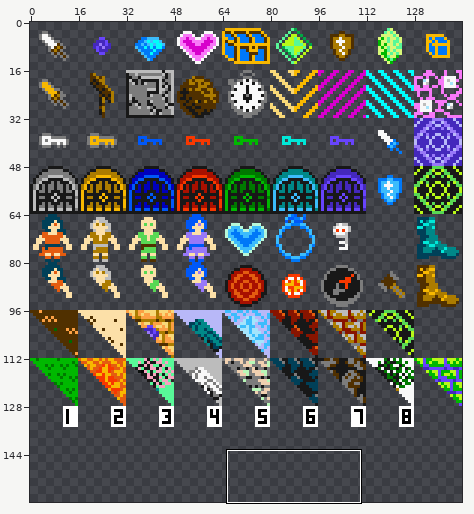
Sprite sheet -- TilesetImages/tileset_item.png. The first picture is a wide view before the edit; the outline marks the close-up.
Close-up. Old version:
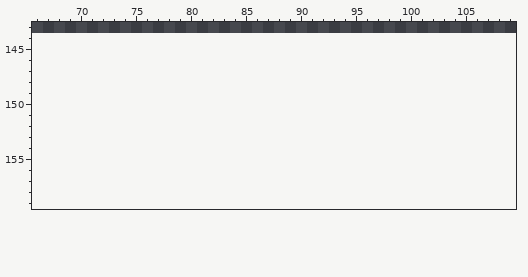
The file is 144x144 pixels. Colours within 5 levels of each other are drawn and written as one. Shown: x 66..109, y 143..159. The old version is drawn lined up with the new one, on the new canvas. The commit also changed other parts of the picture, which this record leaves out.
Palette (. is transparent): 
New version:
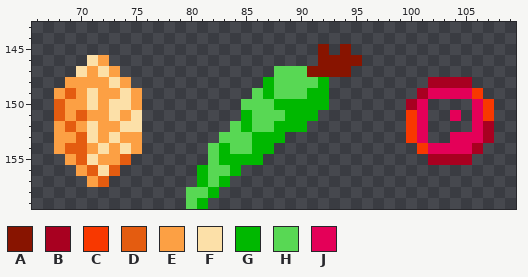
Colours new in this view: A #881400  B #a80020  C #f83800  D #e45c10  E #fca044  F #fce0a8  G #00b800  H #58d854  J #e40058
Changes in this commit:
{"change": "canvas 144x144 -> 144x160"}
{"y":145,"x":92,"old":".","new":"A"}
{"y":145,"x":94,"old":".","new":"A"}
{"y":146,"x":71,"old":"..","new":"FE"}
{"y":146,"x":92,"old":"....","new":"AAAA"}
{"y":147,"x":70,"old":"....","new":"FEFE"}
{"y":147,"x":88,"old":".......","new":"HHHAAAA"}
{"y":148,"x":69,"old":"......","new":"EEEEFE"}
{"y":148,"x":87,"old":"......","new":"GHHHHG"}
{"y":148,"x":102,"old":"....","new":"BBBB"}
{"y":149,"x":68,"old":"........","new":"EDEFEEFE"}
{"y":149,"x":86,"old":".......","new":"HGHHHGG"}
{"y":149,"x":101,"old":"......","new":"BJJJJC"}
{"y":150,"x":68,"old":"........","new":"DEEFEFFE"}
{"y":150,"x":85,"old":"........","new":"HHHGGGGG"}
{"y":150,"x":100,"old":"..","new":"BJ"}
{"y":150,"x":106,"old":"..","new":"JC"}
{"y":151,"x":68,"old":"........","new":"DEDEEFEF"}
{"y":151,"x":85,"old":".......","new":"GHHHGGG"}
{"y":151,"x":100,"old":"..","new":"CJ"}
{"y":151,"x":104,"old":".","new":"J"}
{"y":151,"x":106,"old":"..","new":"JC"}
{"y":152,"x":68,"old":"........","new":"EDEFEEFF"}
{"y":152,"x":84,"old":".......","new":"HGHHGGG"}
{"y":152,"x":100,"old":"..","new":"CJ"}
{"y":152,"x":106,"old":"..","new":"JB"}
{"y":153,"x":68,"old":"........","new":"EEDFEFEE"}
{"y":153,"x":83,"old":"......","new":"HHHGGG"}
{"y":153,"x":100,"old":"..","new":"CJ"}
{"y":153,"x":104,"old":"....","new":"JJJB"}
{"y":154,"x":68,"old":"........","new":"EDDEFEFE"}
{"y":154,"x":82,"old":"......","new":"HGHHGG"}
{"y":154,"x":101,"old":"......","new":"CJJJJB"}
{"y":155,"x":69,"old":"......","new":"EDFEED"}
{"y":155,"x":82,"old":".....","new":"HGGGG"}
{"y":155,"x":102,"old":"....","new":"BBBB"}
{"y":156,"x":70,"old":"....","new":"EDFD"}
{"y":156,"x":81,"old":"....","new":"GHHG"}
{"y":157,"x":71,"old":"..","new":"ED"}
{"y":157,"x":81,"old":"...","new":"GHG"}
{"y":158,"x":80,"old":"...","new":"HHG"}
{"y":159,"x":80,"old":"..","new":"HG"}
